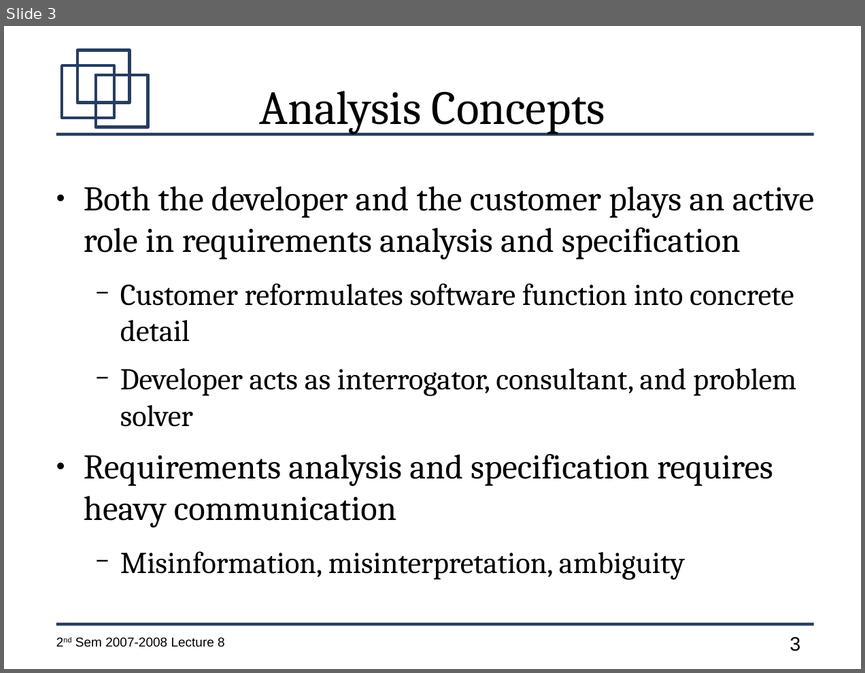
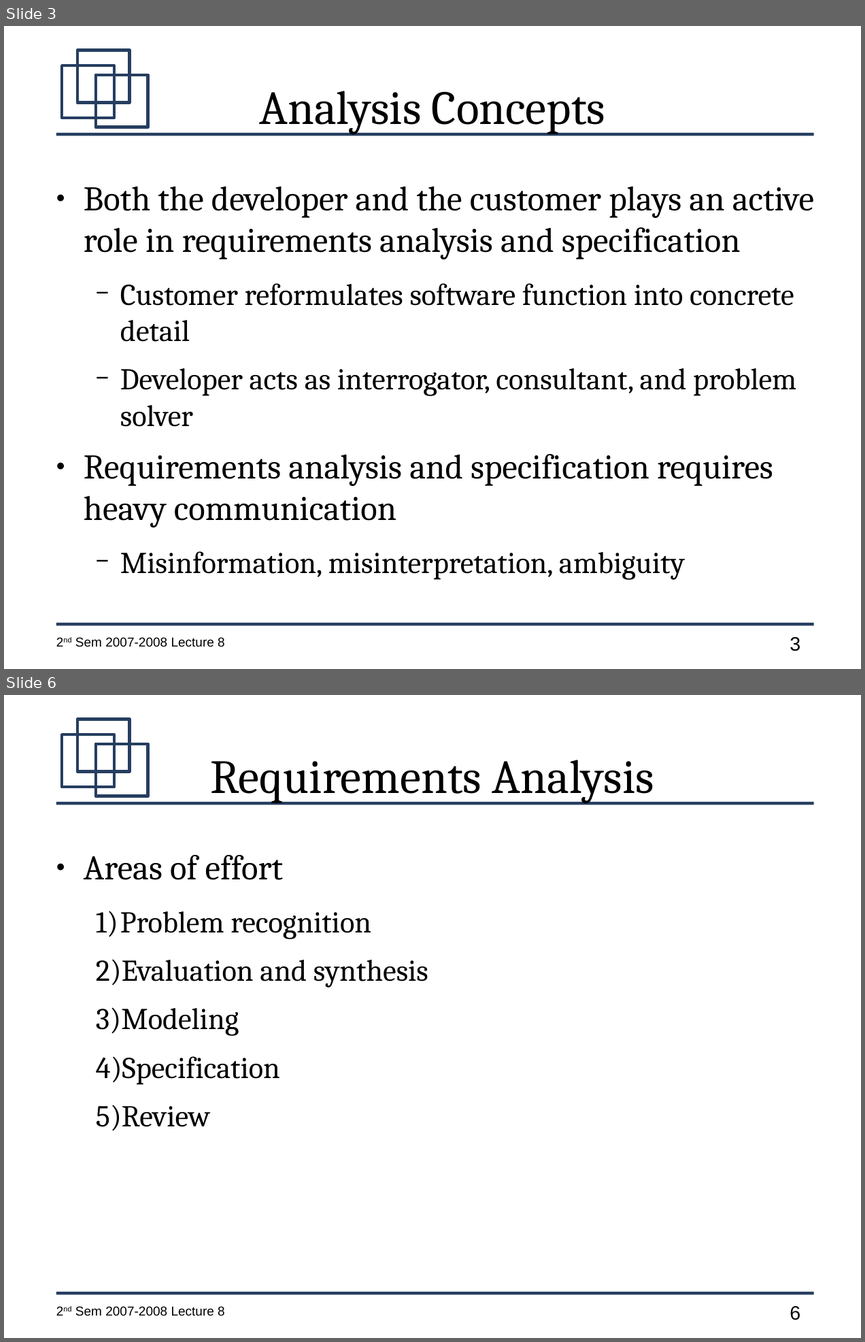
Before and after one commit to jachermocilla/jach-homepage, a slide deck: CMSC128-2nd-Sem-2007-L9.odp. Shown one above the other, each under a label of ours: slide 3 before the commit, slides 3 and 6 after it; the slides between them are not shown. The pictures are 865x673 and 865x1342 pixels, drawn with LibreOffice and Linux fonts; fonts in the diff are those of the drawing. Boxes give left, top, right and bottom in pixels: in the first picture for what was removed or moved away, otherwise in the second. Text is boxed around its words. In the diff, an @@ line names an element or a change of style, - is before the commit and + after.

```diff
--- a/CMSC128-2nd-Sem-2007-L9.odp
+++ b/CMSC128-2nd-Sem-2007-L9.odp
@@ slide 6 added at [4, 695, 861, 1338], background #FFFFFF; not listed: 7 template elements that a slide beside it also shows @@
@@ title added at [210, 760, 654, 803], 44 pt, text #000000 @@
+Requirements Analysis
@@ text added at [84, 855, 428, 1131], 28 pt, text #000000 @@
+● Areas of effort
+  1) Problem recognition
+  2) Evaluation and synthesis
+  3) Modeling
+  4) Specification
+  5) Review
```
Also in this commit, not shown: 1 slide changed, 19 other slides added.
